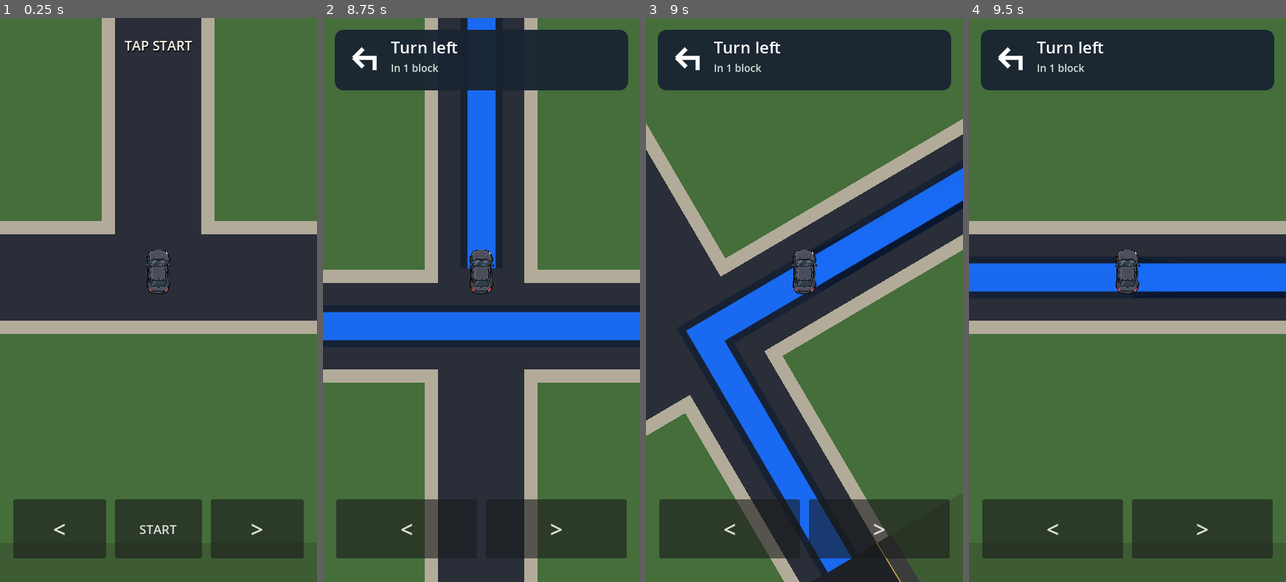
Above: before the commit, frames 1-4 (left to right).
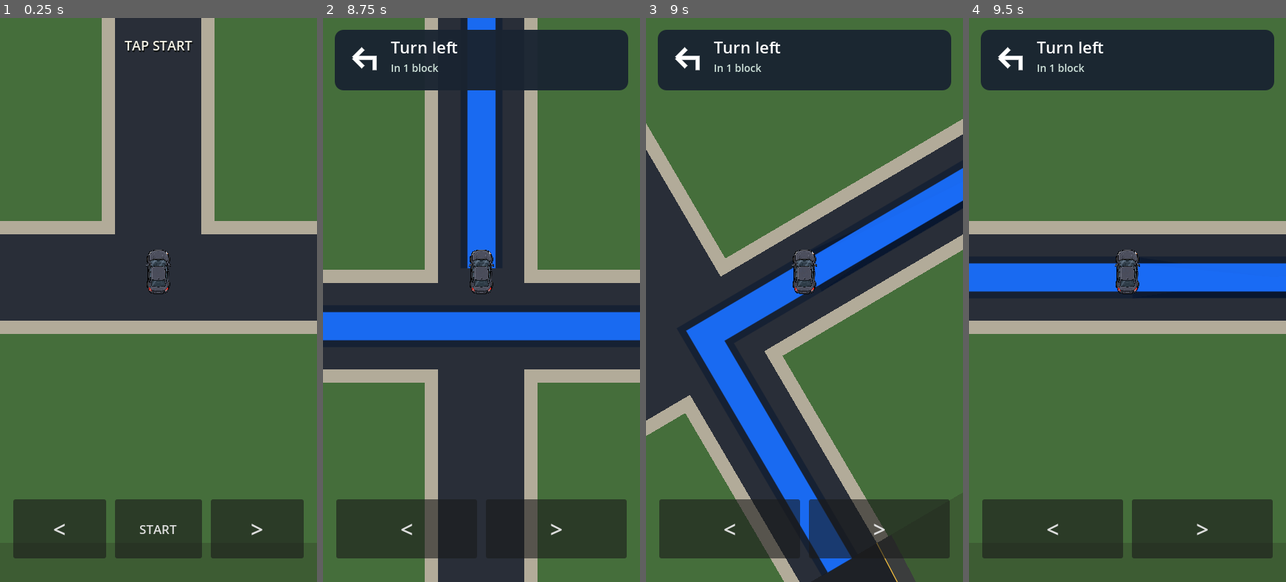
Above: after the commit, the same moments.

Repository: patrickcallahancomedy/comedian
Game: Godot game, scene res://scenes/drive/drive_module.tscn
Two runs of this game, one before a commit and one after it. Both use one fixed random seed, a clock stepped at 60 frames per second and the inputs below.
Inputs (mouse positions are in pixels of both pictures, inside the frame that each line leads up to):
- Up to frame 1 (0.25 s): no input
- Up to frame 2 (8.75 s): click "START" at 0.5 s; tap Enter (ui_accept) at 1.25, 1.52, 4.52, 7.52 s; move the mouse to (551, 271) at 1.27 s; hold Right 1.28-2 s; tap Space every 1.5 s from 1.35 to 7.35 s; click (551, 271) at 1.42 s; drag from (418, 328) to (465, 412) at 2.02 s; move the mouse to (513, 175) at 2.77 s; hold Right 2.78-3.5 s; drag from (465, 412) to (386, 215) at 3.52 s; move the mouse to (576, 384) at 4.27 s; hold Left 4.28-5 s; drag from (386, 215) to (433, 159) at 5.02 s; move the mouse to (497, 300) at 5.77 s; hold Left 5.78-6.5 s; click (497, 300) at 5.92 s; drag from (433, 159) to (418, 328) at 6.52 s; move the mouse to (551, 271) at 7.27 s; hold W 7.28-8 s; drag from (418, 328) to (465, 412) at 8.02 s
- Up to frame 3 (9 s): move the mouse to (836, 175) at 8.77 s; hold Left from 8.78 s (still down); tap Space at 8.85 s
- Up to frame 4 (9.5 s): keep holding Left

Frames 1-2 are identical in both runs. In frame 3, 0.1% of the frame differs, in the area x 73-87%, y 93-100%; in frame 4, nothing differs.

Commit message:
Merge on-ramp into rightmost highway lane

Diff:
--- a/godot/scripts/drive/drive_grid_map.gd
+++ b/godot/scripts/drive/drive_grid_map.gd
@@ -28,7 +28,7 @@
 const NEIGHBORHOOD_GATE := Vector2i(3, 1)
 const NEIGHBORHOOD_GATE_SIDE := Vector2i.RIGHT
 
-const HIGHWAY_ENTRY_LANE := 2
+const HIGHWAY_ENTRY_LANE := 3
 const HIGHWAY_EXIT_LANE := 3
 
 const CITY_ENTRY := Vector2i(0, 2)
